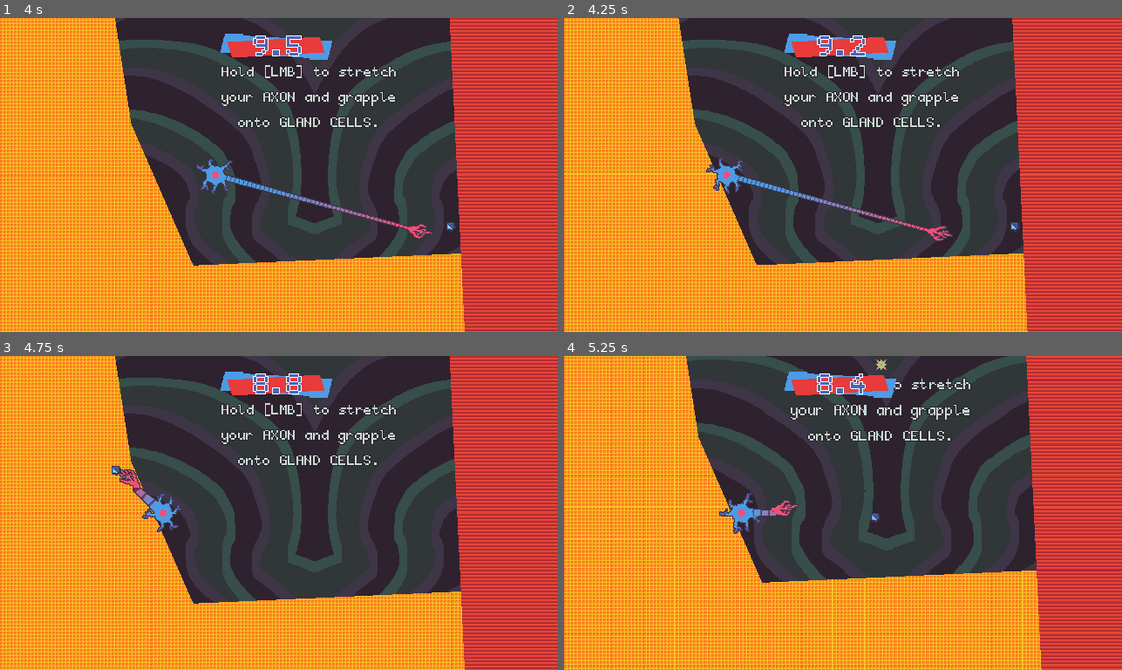
Above: before the commit, frames 1-4 (two rows, left to right).
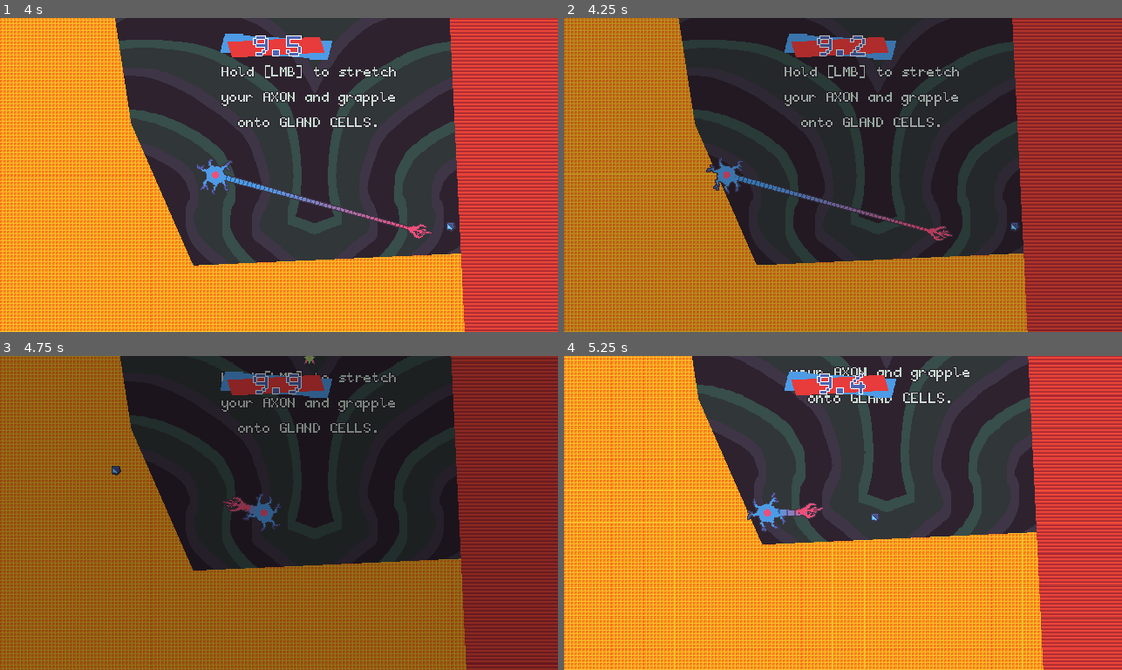
Above: after the commit, the same moments.

Repository: bnhrl/MomentumIsEverythingCountDown
Game: Godot game, scene res://Game/MainMenu/main_menu.tscn
Same seed, same stepped clock (60 frames per second), same inputs: the game is played once before the commit and once after it.
Inputs (mouse positions are in pixels of both pictures, inside the frame that each line leads up to):
- Up to frame 1 (4 s): move the mouse to (267, 225) at 0.52 s; hold D (right) 0.53-1.28 s; click (267, 225) at 0.6 s; move the mouse to (66, 284) at 1.27 s; hold S (down) 1.28-2.03 s; click (66, 284) at 1.35 s; move the mouse to (463, 247) at 2.02 s; hold D (right) 2.03-2.78 s; click (463, 247) at 2.1 s; move the mouse to (306, 149) at 2.77 s; hold W (up) 2.78-3.53 s; click (306, 149) at 2.85 s; move the mouse to (446, 222) at 3.52 s; hold A (left) from 3.53 s (still down); click (446, 222) at 3.6 s
- Up to frame 2 (4.25 s): keep holding A (left); tap R (restart, bound only after the commit) at 4.15 s
- Up to frame 3 (4.75 s): keep holding A (left); move the mouse to (111, 465) at 4.27 s; click (111, 465) at 4.35 s
- Up to frame 4 (5.25 s): move the mouse to (870, 513) at 5.02 s; release A (left) at 5.03 s; hold S (down) from 5.03 s (still down); click (870, 513) at 5.1 s

Frame 1 is identical in both runs. In frame 2, 60% of the frame differs, in the area x 0-100%, y 0-100%; in frame 3, 78%; in frame 4, 50%.

Commit message:
Added restart button and gate notification toggle

Diff:
--- a/Game/Interactable/Gate/gate.gd
+++ b/Game/Interactable/Gate/gate.gd
@@ -1,6 +1,6 @@
 extends Polygon2D
 
-
+@export var displays_notification := true
 @onready var notif: RichTextLabel = $CanvasLayer/Notification
 
 func _ready() -> void:
@@ -15,6 +15,8 @@
 const DISABLED_TEXTS := ["An obstacle is cleared...", "Somewhere, a gate opens.", "An obstacle has been removed!"]
 func disable() -> void:
 	$StaticBody.queue_free()
+	if !displays_notification: return
+
 	notif.text = DISABLED_TEXTS[randi_range(0,2)]
 	notif.show()
 	var tween := create_tween()
--- a/Game/Interactable/Gate/gate.tscn
+++ b/Game/Interactable/Gate/gate.tscn
@@ -21,6 +21,7 @@
 [node name="CanvasLayer" type="CanvasLayer" parent="." unique_id=1356711791]
 
 [node name="Notification" type="RichTextLabel" parent="CanvasLayer" unique_id=864175571]
+visible = false
 offset_top = 321.0
 offset_right = 426.6667
 offset_bottom = 349.6667
--- a/Game/Levels/_Base/level.gd
+++ b/Game/Levels/_Base/level.gd
@@ -24,6 +24,8 @@
 	if Engine.is_editor_hint(): return
 
 	_process_exiting(delta)
+	if Input.is_action_just_pressed("restart"):
+		player_dead()
 
 func _process_exiting(delta: float) -> void:
 	if exiting <= 0: return
--- a/project.godot
+++ b/project.godot
@@ -119,6 +119,11 @@
 , Object(InputEventKey,"resource_local_to_scene":false,"resource_name":"","device":16,"window_id":0,"alt_pressed":true, …(185 unchanged characters)…
 ]
 }
+restart={
+"deadzone": 0.2,
+"events": [Object(InputEventKey,"resource_local_to_scene":false,"resource_name":"","device":-1,"window_id":0,"alt_pressed":false,"shift_pressed":false,"ctrl_pressed":false,"meta_pressed":false,"pressed":false,"keycode":0,"physical_keycode":82,"key_label":0,"unicode":114,"location":0,"echo":false,"script":null)
+]
+}
 
 [navigation]
 
